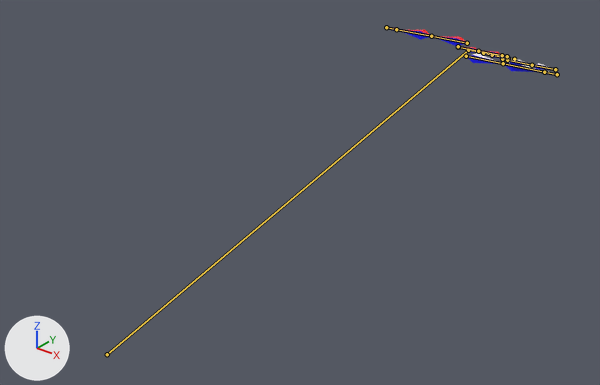
A saved change to the FBX model DirectX/Resources/Fbx/boss1/boss1.fbx.
One viewpoint serves both versions: a 50 mm lens placed at (361.0, -257.0, 320.0), pointed at (1.0, 193.0, 40.0). The lights are fixed; the arrows at lower left show +X, +Y and +Z. The bones that bend it are drawn over the model as lines.

The first picture shows 'body'.
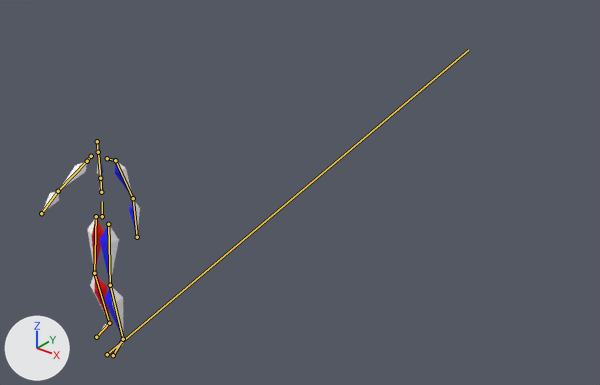
The newer file adds an action. The first version stands in its rest pose; the second is drawn at frame 31 of the action 'dataset-1_bow_active_001|screen_break_attack'.

The edits, one by one:
Bone 'Hips' (bone_hips) moves from (0.0, 0.0, 0.0) to (0.5, -1.4, 443.2).
Bone 'Hips' (bone_hips) turns from (0, 0, 0) to (-5, -5, 89) degrees about its own x, y and z.
Bone 'Spine' (bone_spine) turns from (0, 0, 0) to (-4, 118, 0) degrees about its own x, y and z.
Bone 'Shoulder_L' (bone_shoulder_l) turns from (0, 0, 0) to (90, 6, -92) degrees about its own x, y and z.
Bone 'UpperArm_L' (bone_upperarm_l) turns from (0, 0, 0) to (2, 6, -60) degrees about its own x, y and z.
Bone 'LowerArm_L' (bone_lowerarm_l) turns from (0, 0, 0) to (30, -8, -5) degrees about its own x, y and z.
Bone 'Shoulder_R' (bone_shoulder_r) turns from (0, 0, 0) to (-5, -180, -83) degrees about its own x, y and z.
Bone 'UpperArm_R' (bone_upperarm_r) turns from (0, 0, 0) to (25, 23, -8) degrees about its own x, y and z.
Bone 'LowerArm_R' (bone_lowerarm_r) turns from (0, 0, 0) to (-31, -18, 20) degrees about its own x, y and z.
Bone 'UpperLeg_L' (bone_upperleg_l) turns from (0, 0, 0) to (3, -4, -177) degrees about its own x, y and z.
Bone 'LowerLeg_L' (bone_lowerleg_l) turns from (0, 0, 0) to (-13, 0, 0) degrees about its own x, y and z.
Bone 'Foot_L' (bone_foot_l) turns from (0, 0, 0) to (56, 0, -1) degrees about its own x, y and z.
Bone 'UpperLeg_R' (bone_upperleg_r) turns from (0, 0, 0) to (-1, -166, -4) degrees about its own x, y and z.
Bone 'LowerLeg_R' (bone_lowerleg_r) turns from (0, 0, 0) to (15, 0, 0) degrees about its own x, y and z.
Bone 'Foot_R' (bone_foot_r) turns from (0, 0, 0) to (-63, -5, -5) degrees about its own x, y and z.

Location of each change, [x1, y1, x2, y2] in pixels of the pictures (600 x 385 px):
'body', posed (41% narrower, 342% taller): before [389, 28, 557, 75]; after [42, 143, 140, 354]
bone 'Hips', root to tip: before (468, 50) to (478, 51); after (102, 216) to (102, 201)
bone 'Spine', root to tip: before (483, 53) to (492, 55); after (101, 192) to (100, 178)
bone 'Shoulder_L', root to tip: before (502, 59) to (507, 60); after (107, 158) to (115, 160)
bone 'UpperArm_L', root to tip: before (507, 60) to (532, 65); after (115, 160) to (133, 198)
bone 'LowerArm_L', root to tip: before (532, 65) to (555, 69); after (133, 198) to (137, 237)
bone 'Shoulder_R', root to tip: before (507, 56) to (502, 55); after (91, 156) to (87, 161)
bone 'UpperArm_R', root to tip: before (502, 55) to (478, 51); after (87, 161) to (58, 191)
bone 'LowerArm_R', root to tip: before (478, 51) to (458, 47); after (58, 191) to (41, 213)
bone 'UpperLeg_L', root to tip: before (466, 56) to (503, 63); after (108, 224) to (110, 285)
bone 'LowerLeg_L', root to tip: before (503, 63) to (544, 72); after (110, 285) to (123, 339)
bone 'Foot_L', root to tip: before (544, 72) to (557, 74); after (123, 339) to (113, 355)
bone 'UpperLeg_R', root to tip: before (467, 43) to (431, 36); after (96, 216) to (94, 273)
bone 'LowerLeg_R', root to tip: before (431, 36) to (396, 29); after (94, 273) to (109, 323)
bone 'Foot_R', root to tip: before (396, 29) to (386, 27); after (109, 323) to (96, 337)
